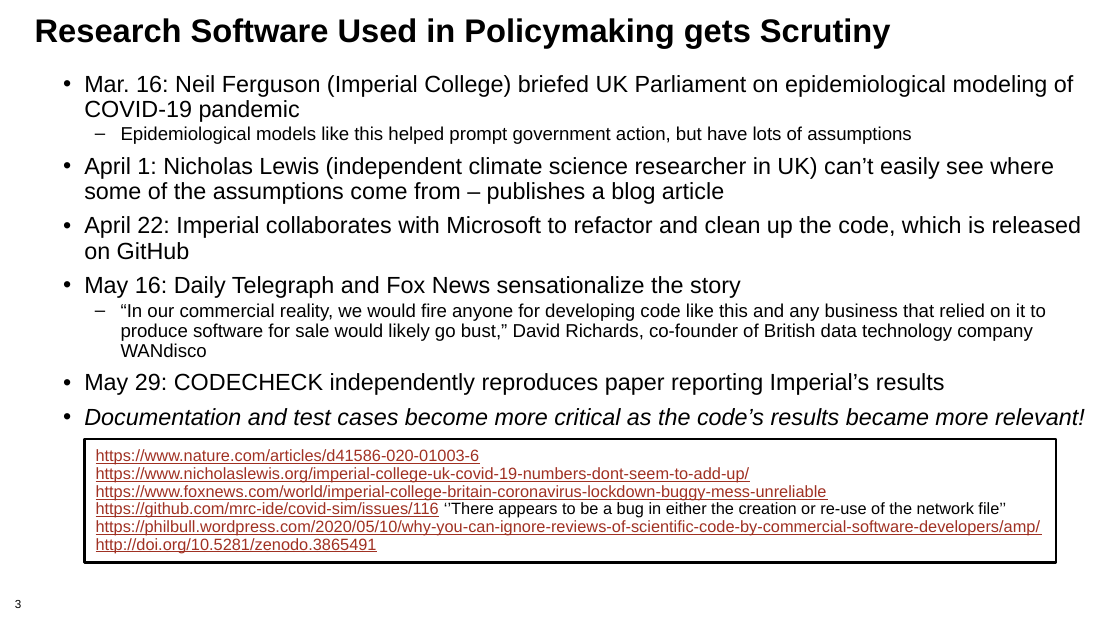
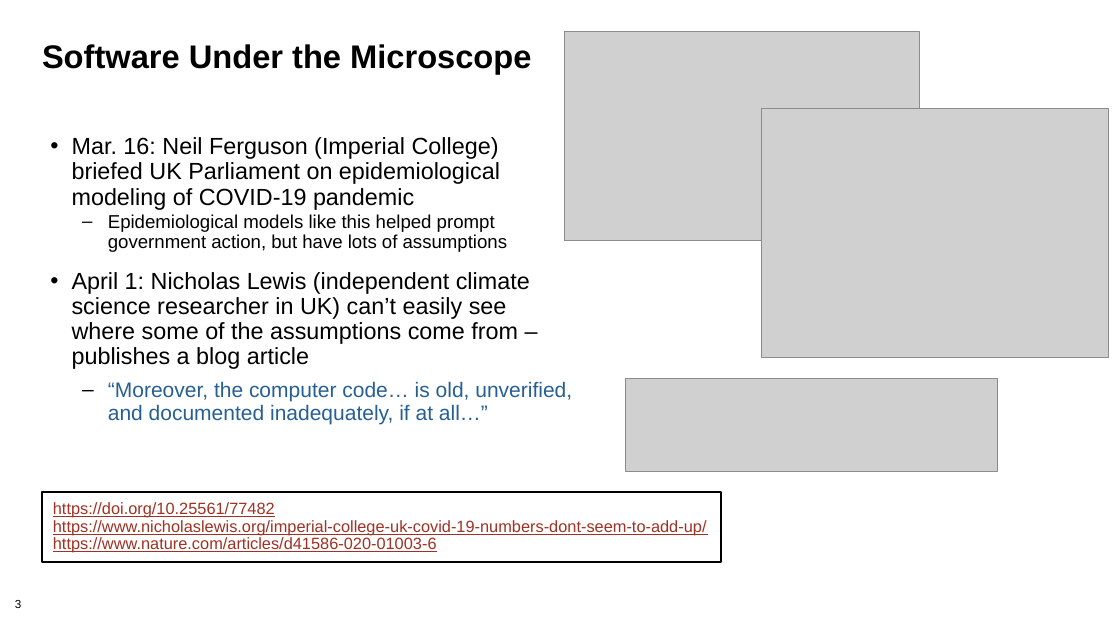
Before and after one commit to betterscientificsoftware/bssw-tutorial, a slide deck: slide 3 of presentations/summary.pptx. Drawn at 1120x630 pixels with LibreOffice and Linux fonts; fonts in the diff are those of the drawing; grey boxes stand for pictures; background and template pictures are left out. Boxes give left, top, right and bottom in pixels: in the first picture for what was removed or moved away, otherwise in the second. Text is boxed around its words. In the diff, an @@ line names an element or a change of style, - is before the commit and + after.

```diff
--- a/presentations/summary.pptx
+++ b/presentations/summary.pptx
@@ title removed at [35,18,891,48] @@
-Research Software Used in Policymaking gets Scrutiny
@@ title added at [42,44,531,74], 28 pt, text #000000, bold @@
+Software Under the Microscope
@@ picture added at [565,31,919,240] @@
@@ picture added at [761,108,1107,358] @@
@@ text "Mar. 16: Neil Ferguson (Imperial ...": place and size @@
-text "Mar. 16: Neil Ferguson (Imperial ..." at [84,75,1085,426]
+text "Mar. 16: Neil Ferguson (Imperial ..." at [72,137,572,424]
@@ text at [72,272,530,369]: more space between paragraphs @@
@@ text at [108,381,572,424]: text changed; size 20 to 18 pt; text colour #000000 to #266093 @@
-• April 22: Imperial collaborates with Microsoft to refactor and clean up the code, which is released on GitHub
-• May 16: Daily Telegraph and Fox News sensationalize the story
-  – “In our commercial reality, we would fire anyone for developing code like this and any business that relied on it to produce software for sale would likely go bust,” David Richards, co-founder of British data technology company WANdisco
-• May 29: CODECHECK independently reproduces paper reporting Imperial’s results
-• Documentation and test cases become more critical as the code’s results became more relevant!
+  – “Moreover, the computer code… is old, unverified, and documented inadequately, if at all…”
@@ picture added at [626,379,997,472] @@
@@ rectangle removed at [85,439,1056,562] @@
-https://www.nature.com/articles/d41586-020-01003-6
-https://www.nicholaslewis.org/imperial-college-uk-covid-19-numbers-dont-seem-to-add-up/
-https://www.foxnews.com/world/imperial-college-britain-coronavirus-lockdown-buggy-mess-unreliable
-https://github.com/mrc-ide/covid-sim/issues/116 ‘’There appears to be a bug in either the creation or re-use of the network file’’
-https://philbull.wordpress.com/2020/05/10/why-you-can-ignore-reviews-of-scientific-code-by-commercial-software-developers/amp/
-http://doi.org/10.5281/zenodo.3865491
@@ rectangle added at [42,492,721,562], fill #FFFFFF, outline #000000 2 pt, 14 pt, text #A03123, underline @@
+https://doi.org/10.25561/77482
+https://www.nicholaslewis.org/imperial-college-uk-covid-19-numbers-dont-seem-to-add-up/
+https://www.nature.com/articles/d41586-020-01003-6
```
Also in this commit, not shown: 2 other slides changed, 6 slides added, 1 other file.
